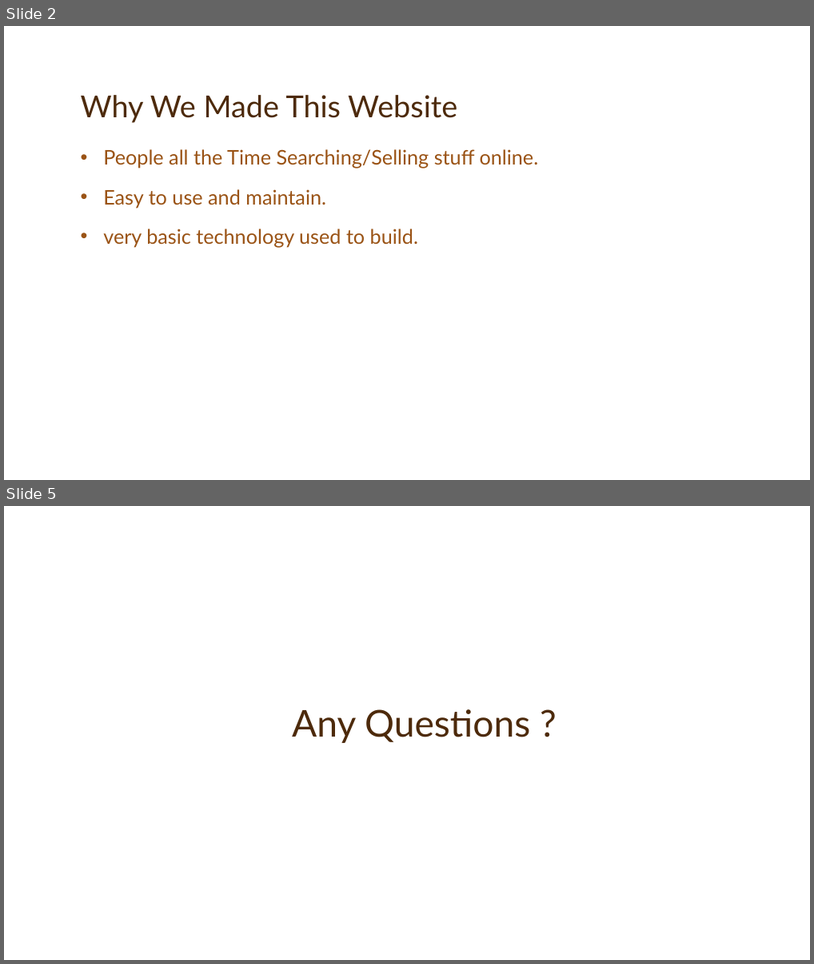
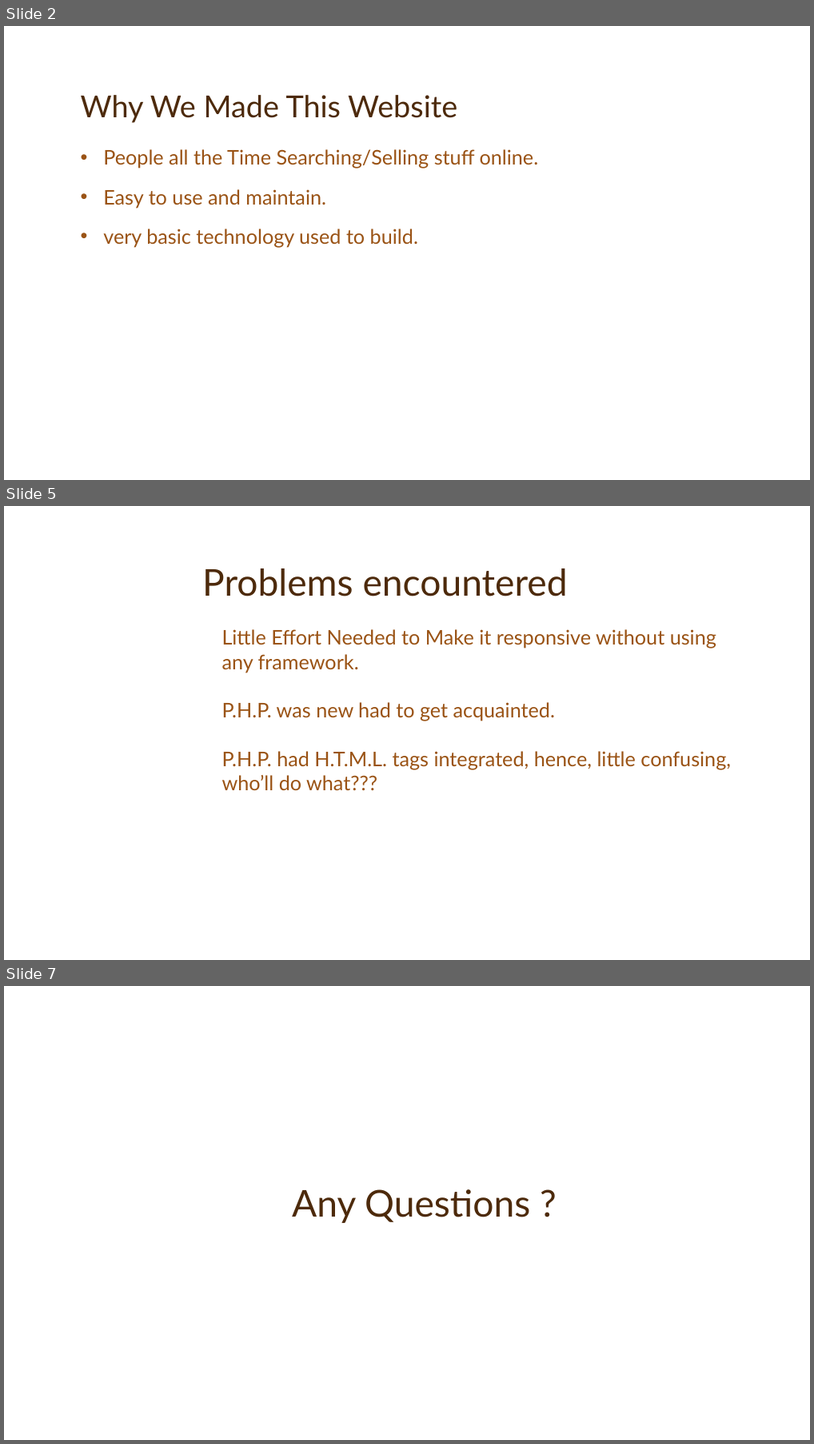
Before and after one commit to g00351263/Projecte-I.T-with-Waheed, a slide deck: all project detail files/Galway Buy & Sell.pptx. Shown one above the other, each under a label of ours: slides 2 and 5 before the commit, slides 2, 5 and 7 after it; the slides between them are not shown. The pictures are 814x964 and 814x1444 pixels, drawn with LibreOffice and Linux fonts; fonts in the diff are those of the drawing; background and template pictures are left out. Boxes give left, top, right and bottom in pixels: in the first picture for what was removed or moved away, otherwise in the second. Text is boxed around its words. In the diff, an @@ line names an element or a change of style, - is before the commit and + after.

```diff
--- a/all project detail files/Galway Buy & Sell.pptx
+++ b/all project detail files/Galway Buy & Sell.pptx
@@ slide 5 added at (4,506,810,960), background picture (left out) @@
@@ title added at (202,568,568,596), 44 pt, text #4D2A0B @@
+Problems encountered
@@ text added at (222,629,731,790), 24 pt, text #9A5315 @@
+Little Effort Needed to Make it responsive without using any framework.
+P.H.P. was new had to get acquainted.
+P.H.P. had H.T.M.L. tags integrated, hence, little confusing, who’ll do what???
@@ what was slide 5 is now slide 7 @@
```
Also in this commit, not shown: 2 slides changed, 1 other slide added, 2 other files.
